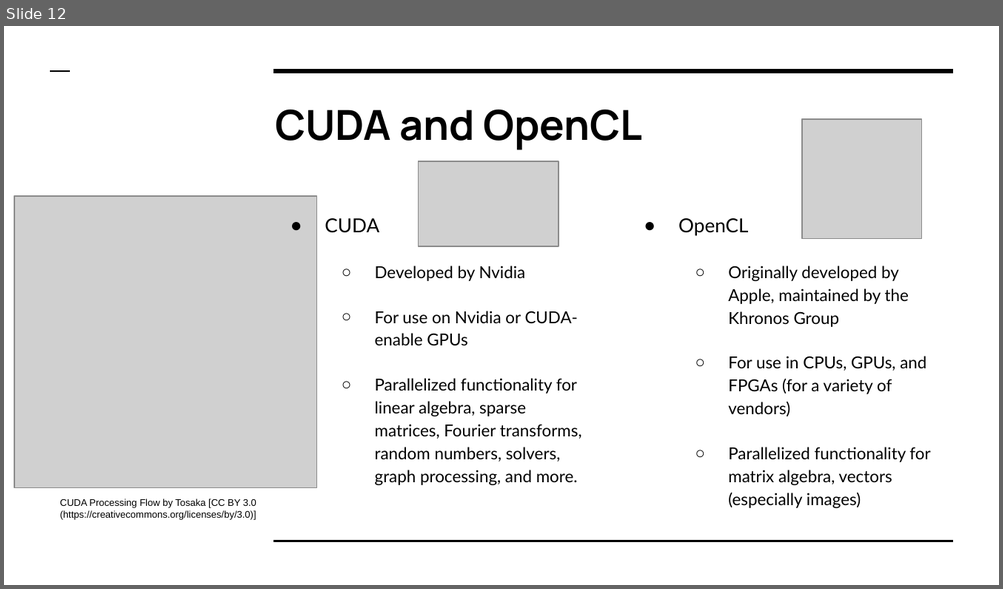
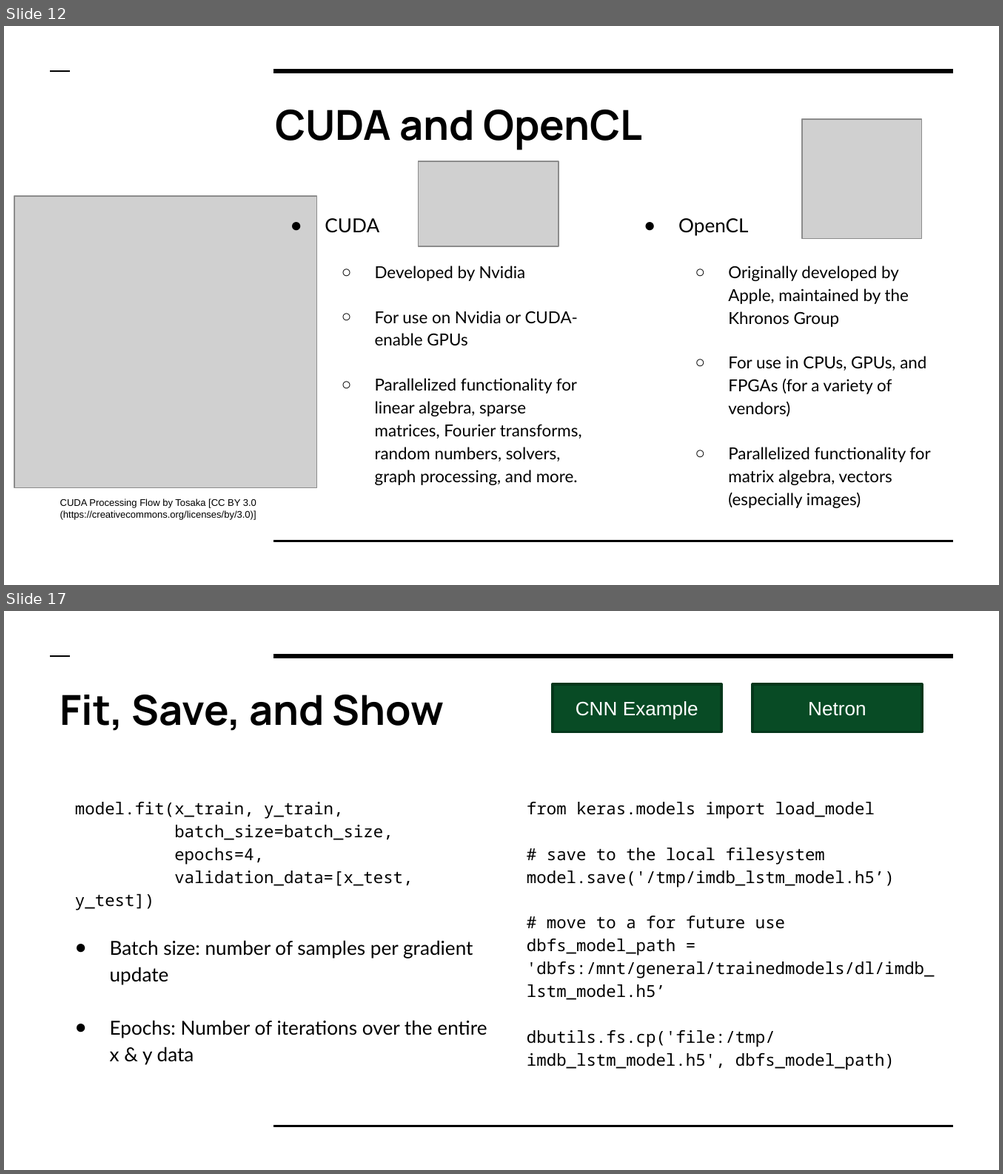
Before and after one commit to colbyford/DSBA6190-CloudComputing, a slide deck: 6 - Deep Learning/DeepLearning.pptx. Shown one above the other, each under a label of ours: slide 12 before the commit, slides 12 and 17 after it; the slides between them are not shown. The pictures are 1003x589 and 1003x1174 pixels, drawn with LibreOffice and Linux fonts; fonts in the diff are those of the drawing; grey boxes stand for pictures. Boxes give left, top, right and bottom in pixels: in the first picture for what was removed or moved away, otherwise in the second. Text is boxed around its words. In the diff, an @@ line names an element or a change of style, - is before the commit and + after.

```diff
--- a/6 - Deep Learning/DeepLearning.pptx
+++ b/6 - Deep Learning/DeepLearning.pptx
@@ slide 17 added at [4,611,999,1170], background #FFFFFF; not listed: 3 template elements that a slide beside it also shows @@
@@ title added at [60,695,444,731], 30 pt, text #000000, bold @@
+Fit, Save, and Show
@@ rectangle added at [552,684,721,732], fill #084B25, outline #06371B 2 pt, 14 pt, text #FFFFFF @@
+CNN Example
@@ rectangle added at [752,684,921,732], fill #084B25, outline #06371B 2 pt, 14 pt, text #FFFFFF @@
+Netron
@@ text added at [75,802,486,1065], 12 pt, text #000000 @@
+model.fit(x_train, y_train,
+batch_size=batch_size,
+epochs=4,
+validation_data=[x_test, y_test])
+● Batch size: number of samples per gradient update
+● Epochs: Number of iterations over the entire x & y data
@@ text added at [526,802,934,1070], 12 pt, text #000000 @@
+from keras.models import load_model
+# save to the local filesystem
+model.save('/tmp/imdb_lstm_model.h5’)
+# move to a for future use
+dbfs_model_path = 'dbfs:/mnt/general/trainedmodels/dl/imdb_lstm_model.h5’
+dbutils.fs.cp('file:/tmp/imdb_lstm_model.h5', dbfs_model_path)
```
Also in this commit, not shown: 4 other slides added.
